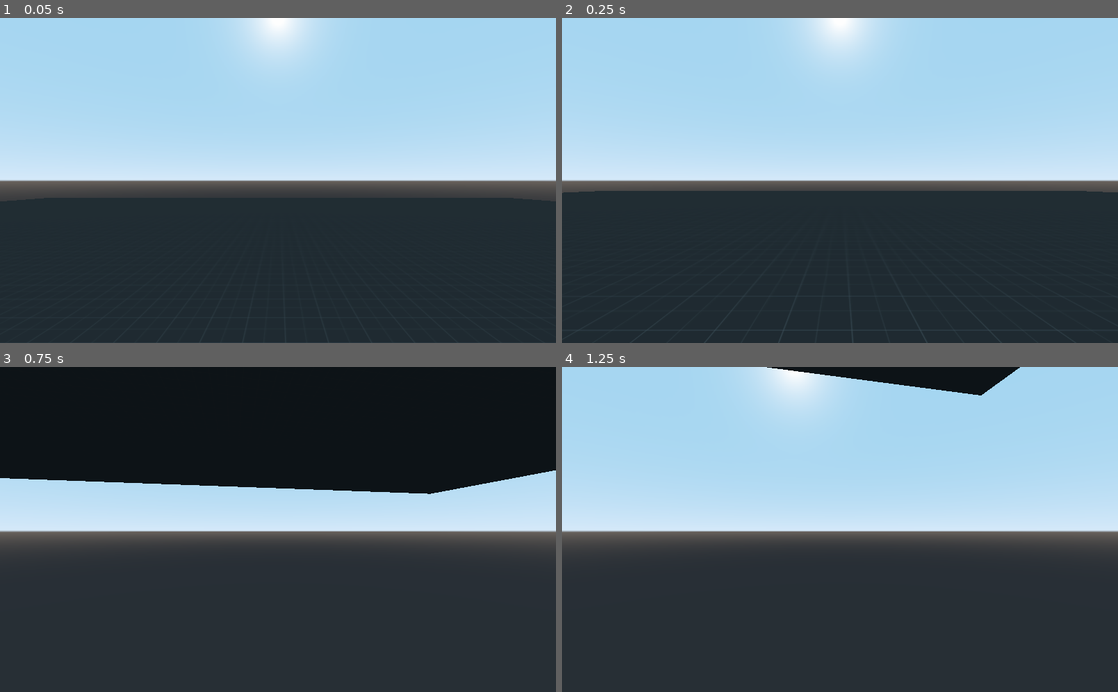
Above: before the commit, frames 1-4 (two rows, left to right).
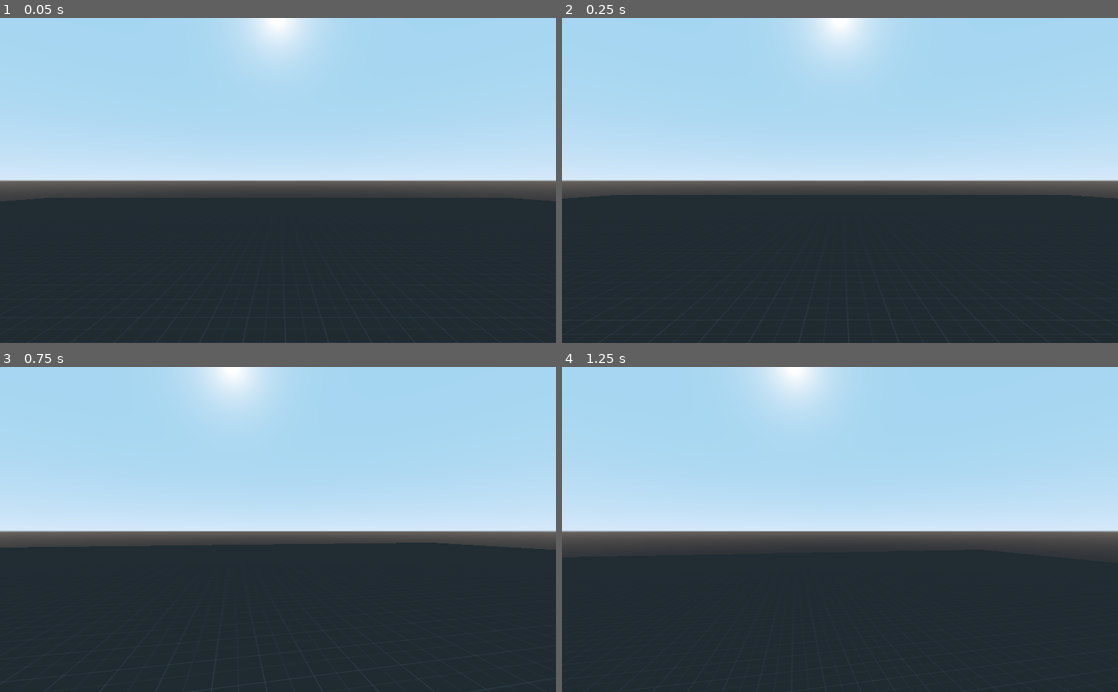
Above: after the commit, the same moments.

Repository: JBStepan/Project-Scorpio
Game: Godot game, scene res://Scenes/world.tscn
Same seed, same stepped clock (60 frames per second), same inputs: the game is played once before the commit and once after it.
Inputs (mouse positions are in pixels of both pictures, inside the frame that each line leads up to):
- Up to frame 1 (0.05 s): no input
- Up to frame 2 (0.25 s): no input
- Up to frame 3 (0.75 s): move the mouse to (305, 529) at 0.52 s; hold D (right) from 0.53 s (still down); hold Ctrl (crouch) from 0.53 s (still down)
- Up to frame 4 (1.25 s): keep holding D (right); keep holding Ctrl (crouch); tap Space (jump) at 0.77 s

Frame 1 is identical in both runs. In frame 2, 1.2% of the frame differs, in the area x 0-100%, y 53-100%; in frame 3, 37%, in the area x 0-100%, y 0-100%; in frame 4, 2.0%.

Commit message:
Update world.tscn

Diff:
--- a/Scenes/world.tscn
+++ b/Scenes/world.tscn
@@ -6,6 +6,9 @@
 [sub_resource type="CubeMesh" id=1]
 material = ExtResource( 2 )
 size = Vector3( 100, 1, 100 )
+
+[sub_resource type="ConcavePolygonShape" id=2]
+data = PoolVector3Array( -50, 0.5, 50, 50, 0.5, 50, -50, -0.5, 50, 50, 0.5, 50, 50, -0.5, 50, -50, -0.5, 50, 50, 0.5, -50, -50, 0.5, -50, 50, -0.5, -50, -50, 0.5, -50, -50, -0.5, -50, 50, -0.5, -50, 50, 0.5, 50, 50, 0.5, -50, 50, -0.5, 50, 50, 0.5, -50, 50, -0.5, -50, 50, -0.5, 50, -50, 0.5, -50, -50, 0.5, 50, -50, -0.5, -50, -50, 0.5, 50, -50, -0.5, 50, -50, -0.5, -50, 50, 0.5, 50, -50, 0.5, 50, 50, 0.5, -50, -50, 0.5, 50, -50, 0.5, -50, 50, 0.5, -50, -50, -0.5, 50, 50, -0.5, 50, -50, -0.5, -50, 50, -0.5, 50, 50, -0.5, -50, -50, -0.5, -50 )
 
 [node name="World" type="Spatial"]
 
@@ -16,3 +19,8 @@
 transform = Transform( 1, 0, 0, 0, 1, 0, 0, 0, 1, 0, -1, 0 )
 mesh = SubResource( 1 )
 material/0 = null
+
+[node name="StaticBody" type="StaticBody" parent="Floor"]
+
+[node name="CollisionShape" type="CollisionShape" parent="Floor/StaticBody"]
+shape = SubResource( 2 )
Not shown: 1 places in Scenes/world.tscn that only renumber resources
